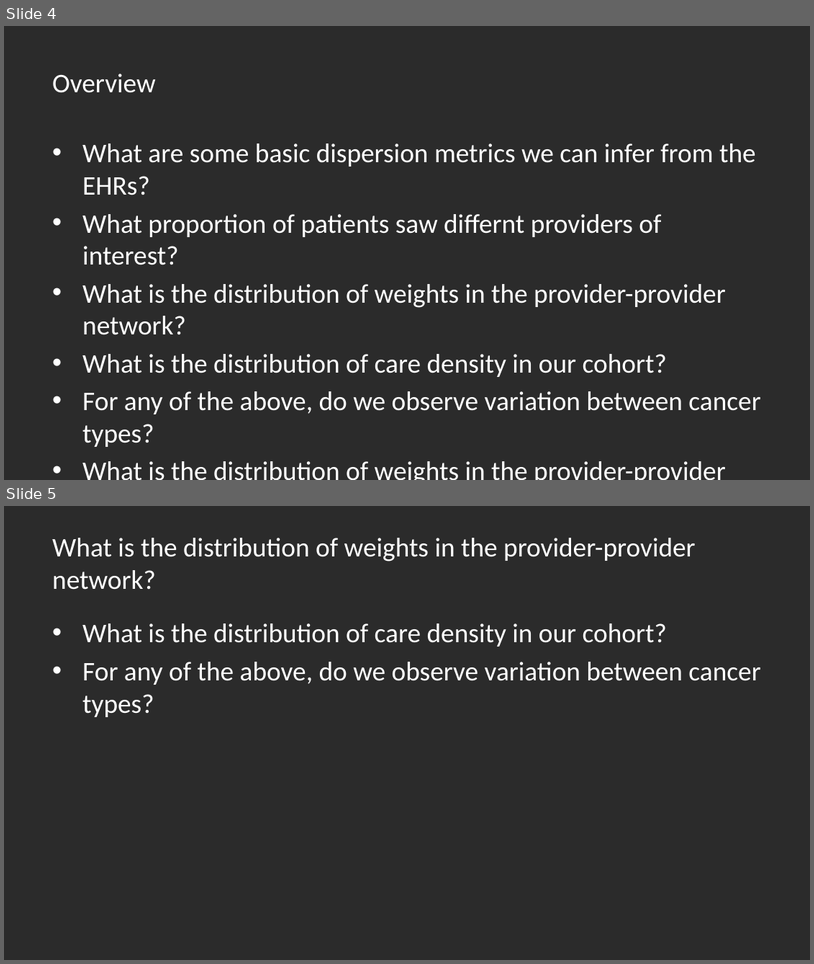
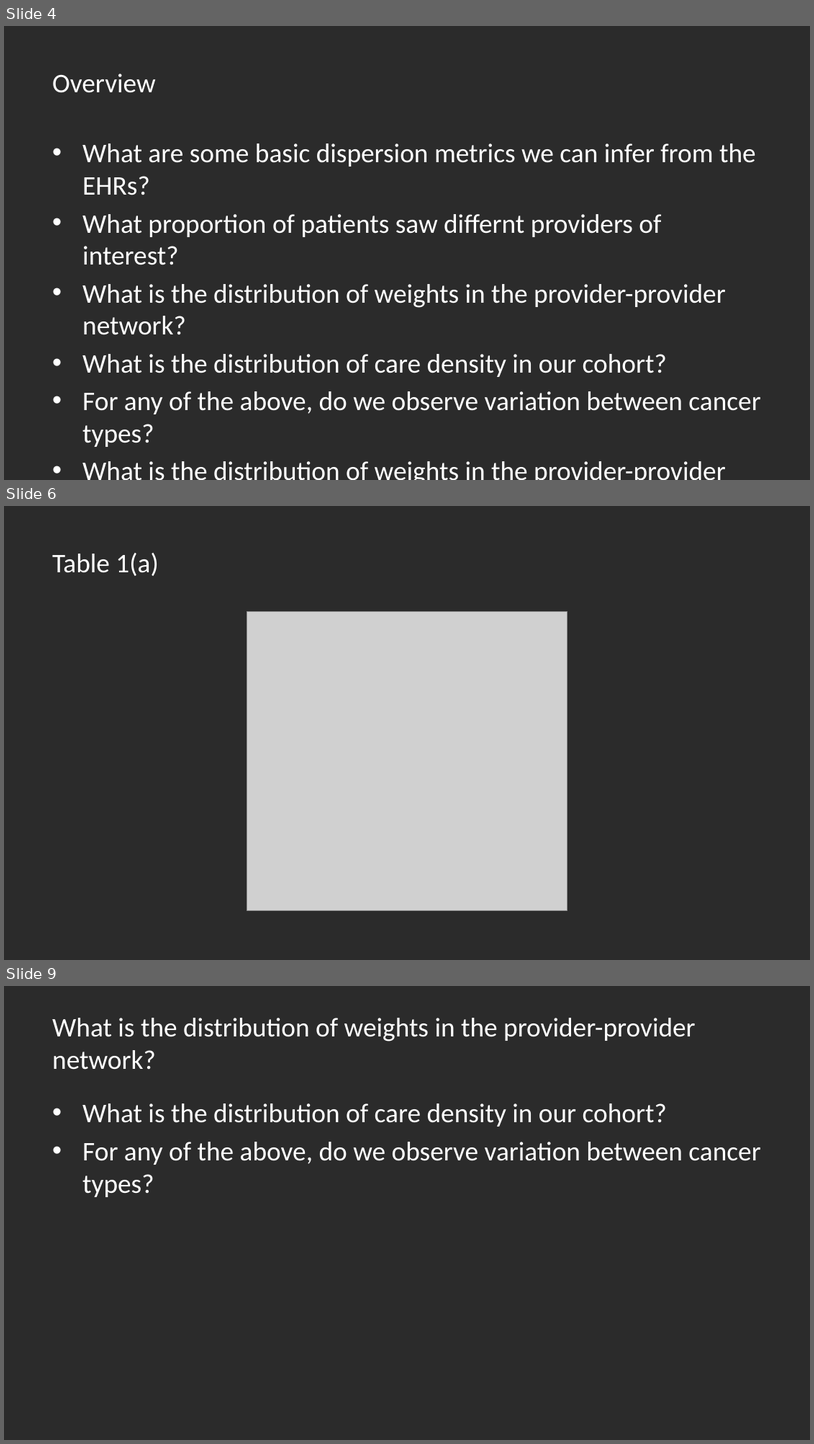
Before and after one commit to thadryanjs/presentations, a slide deck: Rotation1/Rotation1.pptx. Shown one above the other, each under a label of ours: slides 4 and 5 before the commit, slides 4, 6 and 9 after it; the slides between them are not shown. The pictures are 814x964 and 814x1444 pixels, drawn with LibreOffice and Linux fonts; fonts in the diff are those of the drawing; grey boxes stand for pictures; background and template pictures are left out; a plain dark background stands for a picture behind light text. Boxes give left, top, right and bottom in pixels: in the first picture for what was removed or moved away, otherwise in the second. Text is boxed around its words. In the diff, an @@ line names an element or a change of style, - is before the commit and + after.

```diff
--- a/Rotation1/Rotation1.pptx
+++ b/Rotation1/Rotation1.pptx
@@ slide 6 added at (x1=4, y1=506, x2=810, y2=960), background picture (left out) @@
@@ title added at (x1=52, y1=553, x2=158, y2=576), 24 pt, text #FFFFFF @@
+Table 1(a)
@@ picture added at (x1=247, y1=612, x2=567, y2=911) @@
@@ what was slide 5 is now slide 9 @@
```
Also in this commit, not shown: 3 slides changed, 7 other slides added, 1 slide removed, 1 other file.
